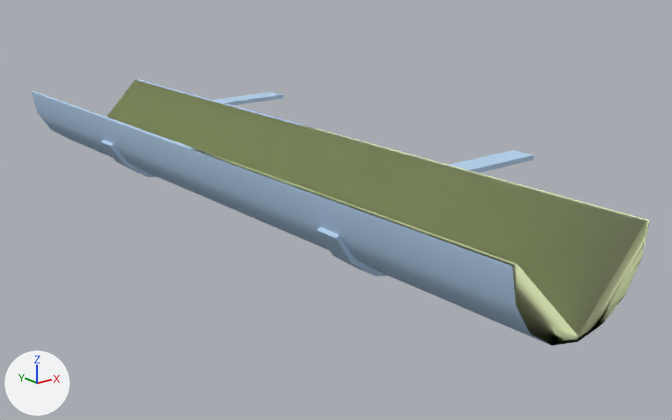
One commit to the Blender file src/props_farm/gutter_128.blend: the scene before it, then after it.
Both versions are drawn from a camera (50 mm lens) standing at (-88.4, -122.0, 33.6) and looking at (4.4, -6.1, -12.8). The lights are fixed; the arrows at lower left show +X, +Y and +Z.

The first picture shows 'Gutter_128', 'gutter_128_physics'.
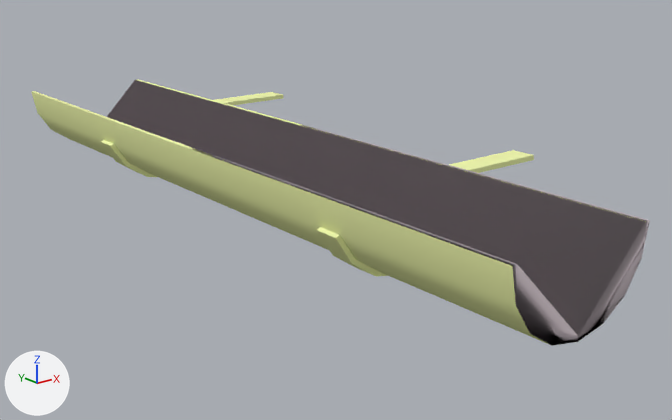
The change, as a diff of the scene's bpy script:
```diff
--- a/src/props_farm/gutter_128.blend.py
+++ b/src/props_farm/gutter_128.blend.py
@@ mat_gutters001 @@
 mat_gutters001 = diffuse_material('gutters001')
-mat_gutters001.base_color = (0.488, 0.665, 0.871)  # blue #b9d5f0
+mat_gutters001.base_color = (0.882, 0.948, 0.431)  # yellow #f1f9af
@@ mat_phy @@
 mat_phy = diffuse_material('  phy')
-mat_phy.base_color = (0.881, 0.986, 0.565)  # green #f1fdc6
+mat_phy.base_color = (0.528, 0.455, 0.488)  # light grey #c0b4b9
```

Changed parts and their boxes [x1, y1, x2, y2] in the pictures (672 x 420 px):
'gutter_128_physics', recoloured (green to grey): [41, 80, 650, 344] in both
'Gutter_128', recoloured (blue to yellow): [31, 79, 646, 344] in both
